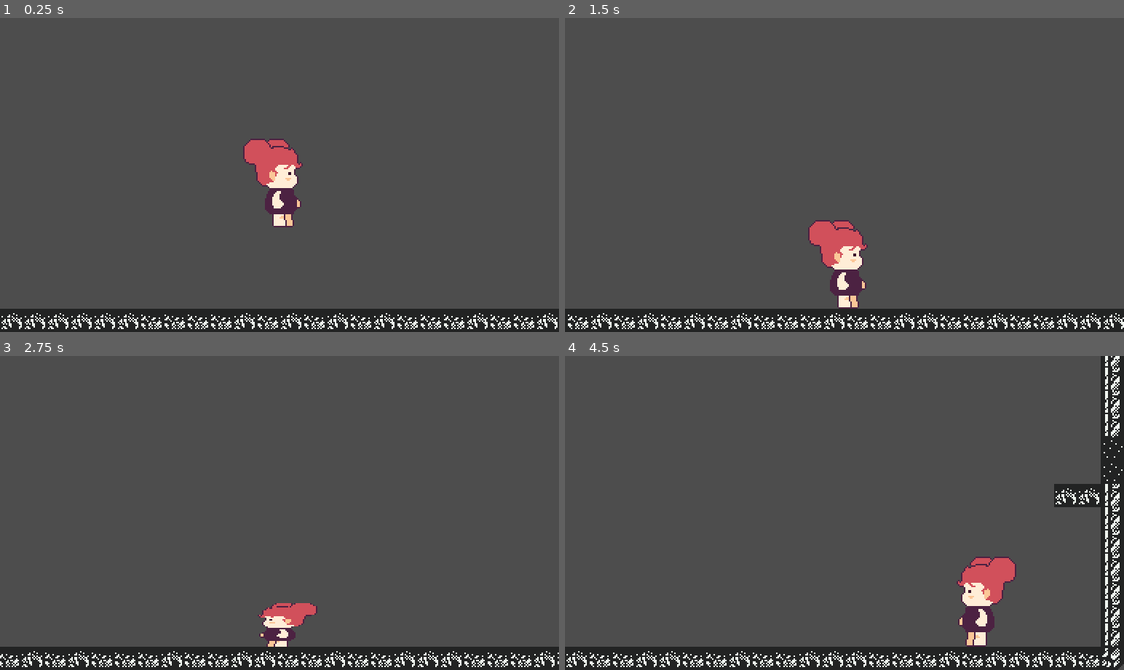
Above: before the commit, frames 1-4 (two rows, left to right).
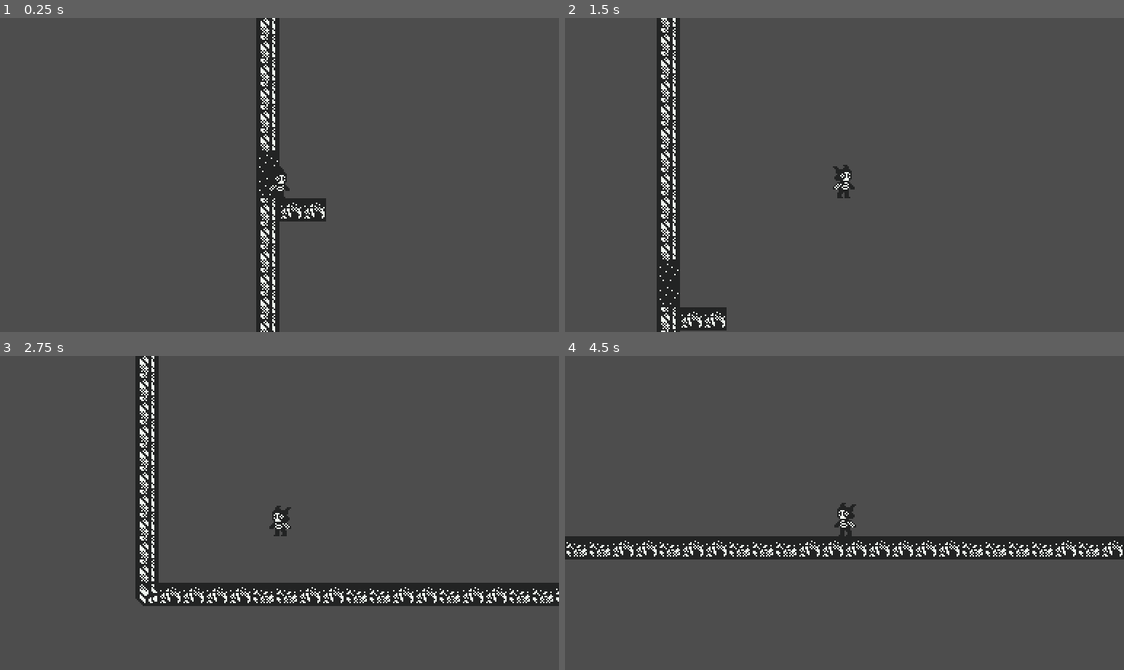
Above: after the commit, the same moments.

Repository: SpeedOfSmell/cryptid-caper
Game: Godot game, scene res://assets/game/game_manager.tscn
Two runs of this game, one before a commit and one after it. Both use one fixed random seed, a clock stepped at 60 frames per second and the inputs below.
Inputs:
- Up to frame 1 (0.25 s): no input
- Up to frame 2 (1.5 s): tap Enter (ui_accept) at 0.5, 0.8, 1.35 s; hold S (duck) 0.53-1.28 s; hold Right (ui_right) from 0.53 s (still down); tap Space (jump) at 0.77, 1.07 s
- Up to frame 3 (2.75 s): tap Space (jump) at 1.52, 1.55, 1.82, 2.1 s; release Right (ui_right) at 2.03 s; hold Left (ui_left) from 2.03 s (still down); hold S (duck) from 2.03 s (still down)
- Up to frame 4 (4.5 s): release Left (ui_left) at 2.78 s; release S (duck) at 2.78 s; hold Right (ui_right) 2.78-4.28 s; tap S (duck) at 2.85, 4.35 s; tap Space (jump) at 3.02, 3.32, 3.77, 3.8, 4.07 s; tap Enter (ui_accept) at 3.05, 3.6 s; hold Left (ui_left) from 4.28 s (still down)

The runs differ from the first frame. In frame 1, 12% of the frame differs, in the area x 0-100%, y 0-100%; in frame 2, 13%; in frame 3, 17%; in frame 4, 21%.

Commit message:
merged our movement code and spawning code

Diff:
--- a/assets/game/character/animated_sprite_2d.gd
+++ /dev/null
@@ -1,16 +0,0 @@
-extends AnimatedSprite2D
-
-
-# Called when the node enters the scene tree for the first time.
-func _ready():
-	pass # Replace with function body.
-
-
-# Called every frame. 'delta' is the elapsed time since the previous frame.
-func _process(delta):
-	if get_tree().paused:
-		match animation:
-				"walk_right":
-					play("idle_right")
-				"walk_left":
-					play("idle_left")
--- a/assets/game/character/character.gd
+++ /dev/null
@@ -1,19 +0,0 @@
-class_name Character
-extends CharacterBody2D
-
-@export var speed : float = 200
-@export var gravity : float = 1200
-
-@export var sprite_node: AnimatedSprite2D
-@export var standing_shape: CollisionShape2D
-@export var ducking_shape: CollisionShape2D
-
-func _process(_delta):
-	# TODO: play walk, jump and duck animations once the art exists.
-	if velocity.x > 0:
-		sprite_node.play("idle_right")
-	elif velocity.x < 0:
-		sprite_node.play("idle_left")
-
-func walk_input() -> float:
-	return Input.get_axis("walk_left", "walk_right")
--- a/assets/game/character/character.tscn
+++ /dev/null
@@ -1,136 +0,0 @@
-[gd_scene format=3 uid="uid://dr2pihnrs5v5v"]
-
-[ext_resource type="Script" uid="uid://co7g3oq4f8ntu" path="res://assets/game/character/character.gd" id="1_chr01"]
-[ext_resource type="Script" uid="uid://bsmkr2hwyde1n" path="res://assets/game/character/animated_sprite_2d.gd" id="2_spr01"]
-[ext_resource type="Texture2D" uid="uid://dpu2qyv4wmvd7" path="res://assets/game/character/Ch1 left idle.png" id="3_idl01"]
-[ext_resource type="Texture2D" uid="uid://kwog3ls8am3t" path="res://assets/game/character/Ch1 right idle.png" id="4_idr01"]
-[ext_resource type="Script" path="res://assets/game/character/states/character_state_machine.gd" id="5_stm01"]
-[ext_resource type="Script" path="res://assets/game/character/states/idle_state.gd" id="6_idl01"]
-[ext_resource type="Script" path="res://assets/game/character/states/walk_state.gd" id="7_wlk01"]
-[ext_resource type="Script" path="res://assets/game/character/states/duck_state.gd" id="8_dck01"]
-[ext_resource type="Script" path="res://assets/game/character/states/jump_state.gd" id="9_jmp01"]
-[ext_resource type="Script" path="res://assets/game/character/states/fall_state.gd" id="10_fal01"]
-
-[sub_resource type="AtlasTexture" id="AtlasTexture_left0"]
-atlas = ExtResource("3_idl01")
-region = Rect2(0, 0, 62, 73)
-
-[sub_resource type="AtlasTexture" id="AtlasTexture_left1"]
-atlas = ExtResource("3_idl01")
-region = Rect2(62, 0, 62, 73)
-
-[sub_resource type="AtlasTexture" id="AtlasTexture_left2"]
-atlas = ExtResource("3_idl01")
-region = Rect2(0, 73, 62, 73)
-
-[sub_resource type="AtlasTexture" id="AtlasTexture_left3"]
-atlas = ExtResource("3_idl01")
-region = Rect2(62, 73, 62, 73)
-
-[sub_resource type="AtlasTexture" id="AtlasTexture_right0"]
-atlas = ExtResource("4_idr01")
-region = Rect2(0, 0, 62, 73)
-
-[sub_resource type="AtlasTexture" id="AtlasTexture_right1"]
-atlas = ExtResource("4_idr01")
-region = Rect2(62, 0, 62, 73)
-
-[sub_resource type="AtlasTexture" id="AtlasTexture_right2"]
-atlas = ExtResource("4_idr01")
-region = Rect2(0, 73, 62, 73)
-
-[sub_resource type="AtlasTexture" id="AtlasTexture_right3"]
-atlas = ExtResource("4_idr01")
-region = Rect2(62, 73, 62, 73)
-
-[sub_resource type="SpriteFrames" id="SpriteFrames_chr01"]
-animations = [{
-"frames": [{
-"duration": 1.0,
-"texture": SubResource("AtlasTexture_left0")
-}, {
-"duration": 1.0,
-"texture": SubResource("AtlasTexture_left1")
-}, {
-"duration": 1.0,
-"texture": SubResource("AtlasTexture_left2")
-}, {
-"duration": 1.0,
-"texture": SubResource("AtlasTexture_left3")
-}],
-"loop": true,
-"name": &"idle_left",
-"speed": 5.0
-}, {
-"frames": [{
-"duration": 1.0,
-"texture": SubResource("AtlasTexture_right0")
-}, {
-"duration": 1.0,
-"texture": SubResource("AtlasTexture_right1")
-}, {
-"duration": 1.0,
-"texture": SubResource("AtlasTexture_right2")
-}, {
-"duration": 1.0,
-"texture": SubResource("AtlasTexture_right3")
-}],
-"loop": true,
-"name": &"idle_right",
-"speed": 5.0
-}]
-
-[sub_resource type="RectangleShape2D" id="RectangleShape2D_stand"]
-size = Vector2(24, 56)
-
-[sub_resource type="RectangleShape2D" id="RectangleShape2D_duck"]
-size = Vector2(24, 28)
-
-[node name="Character" type="CharacterBody2D" unique_id=1604827351 node_paths=PackedStringArray("sprite_node", "standing_shape", "ducking_shape")]
-script = ExtResource("1_chr01")
-sprite_node = NodePath("AnimatedSprite2D")
-standing_shape = NodePath("Standing Shape")
-ducking_shape = NodePath("Ducking Shape")
-
-[node name="AnimatedSprite2D" type="AnimatedSprite2D" parent="." unique_id=738215904]
-process_mode = 3
-sprite_frames = SubResource("SpriteFrames_chr01")
-animation = &"idle_right"
-autoplay = "idle_right"
-centered = false
-offset = Vector2(-31, -69)
-script = ExtResource("2_spr01")
-
-[node name="Standing Shape" type="CollisionShape2D" parent="." unique_id=1182640573]
-position = Vector2(0, -28)
-shape = SubResource("RectangleShape2D_stand")
-
-[node name="Ducking Shape" type="CollisionShape2D" parent="." unique_id=296471038]
-position = Vector2(0, -14)
-shape = SubResource("RectangleShape2D_duck")
-disabled = true
-
-[node name="Camera2D" type="Camera2D" parent="." unique_id=1875302946]
-limit_left = 0
-limit_top = 0
-limit_right = 1024
-limit_bottom = 512
-
-[node name="State Machine" type="Node" parent="." unique_id=1349072658 node_paths=PackedStringArray("initial_state")]
-script = ExtResource("5_stm01")
-initial_state = NodePath("Fall")
-
-[node name="Idle" type="Node" parent="State Machine" unique_id=524180397]
-script = ExtResource("6_idl01")
-
-[node name="Walk" type="Node" parent="State Machine" unique_id=1720946315]
-script = ExtResource("7_wlk01")
-
-[node name="Duck" type="Node" parent="State Machine" unique_id=861357204]
-script = ExtResource("8_dck01")
-
-[node name="Jump" type="Node" parent="State Machine" unique_id=2038461957]
-script = ExtResource("9_jmp01")
-
-[node name="Fall" type="Node" parent="State Machine" unique_id=417693820]
-script = ExtResource("10_fal01")
--- a/assets/game/game_manager.tscn
+++ b/assets/game/game_manager.tscn
@@ -1,20 +1,8 @@
 [gd_scene format=3 uid="uid://cxwdpb4m6ahak"]
 
 [ext_resource type="Script" uid="uid://dnkdnq7pum2mv" path="res://assets/game/room_manager/room_manager.gd" id="1_66d57"]
-[ext_resource type="PackedScene" uid="uid://dr2pihnrs5v5v" path="res://assets/game/character/character.tscn" id="2_chr01"]
-
-[sub_resource type="WorldBoundaryShape2D" id="WorldBoundaryShape2D_floor"]
 
 [node name="Game Manager" type="Node" unique_id=175650822]
 
 [node name="Room Manager" type="Node" parent="." unique_id=2010213947]
 script = ExtResource("1_66d57")
-
-[node name="Character" parent="." unique_id=913466207 instance=ExtResource("2_chr01")]
-position = Vector2(512, 400)
-
-[node name="Temp Floor" type="StaticBody2D" parent="." unique_id=1427095386]
-position = Vector2(0, 496)
-
-[node name="CollisionShape2D" type="CollisionShape2D" parent="Temp Floor" unique_id=650318742]
-shape = SubResource("WorldBoundaryShape2D_floor")
--- a/assets/game/player/player.tscn
+++ b/assets/game/player/player.tscn
@@ -2,9 +2,18 @@
 
 [ext_resource type="Texture2D" uid="uid://bindynisp4dpp" path="res://assets/game/player/Ch_idle_48x96.png" id="1_buion"]
 [ext_resource type="Script" uid="uid://d3xulsxarhdp8" path="res://assets/game/player/player_controller.gd" id="2_43lnt"]
+[ext_resource type="Script" uid="uid://5y18mcpwtirr" path="res://assets/game/player/states/player_state_machine.gd" id="3_stm01"]
+[ext_resource type="Script" uid="uid://b3pstievwfyw2" path="res://assets/game/player/states/idle_state.gd" id="4_idl01"]
+[ext_resource type="Script" uid="uid://d2u24chmvgtcb" path="res://assets/game/player/states/walk_state.gd" id="5_wlk01"]
+[ext_resource type="Script" uid="uid://d3d6uhgu1c4wj" path="res://assets/game/player/states/duck_state.gd" id="6_dck01"]
+[ext_resource type="Script" uid="uid://iju4o5bqabn3" path="res://assets/game/player/states/jump_state.gd" id="7_jmp01"]
+[ext_resource type="Script" uid="uid://b40cqiifg6b6b" path="res://assets/game/player/states/fall_state.gd" id="8_fal01"]
 
 [sub_resource type="RectangleShape2D" id="RectangleShape2D_buion"]
 size = Vector2(15, 23)
+
+[sub_resource type="RectangleShape2D" id="RectangleShape2D_duck"]
+size = Vector2(15, 12)
 
 [sub_resource type="AtlasTexture" id="AtlasTexture_43lnt"]
 atlas = ExtResource("1_buion")
@@ -58,18 +67,47 @@
 
 [node name="Player" type="Node2D" unique_id=2137851023]
 
-[node name="CharacterBody2D" type="CharacterBody2D" parent="." unique_id=182611236]
+[node name="CharacterBody2D" type="CharacterBody2D" parent="." unique_id=182611236 node_paths=PackedStringArray("sprite_node", "standing_shape", "ducking_shape")]
 position = Vector2(0, -16)
 script = ExtResource("2_43lnt")
+sprite_node = NodePath("AnimatedSprite2D")
+standing_shape = NodePath("Standing Shape")
+ducking_shape = NodePath("Ducking Shape")
 
-[node name="CollisionShape2D" type="CollisionShape2D" parent="CharacterBody2D" unique_id=1864006372]
+[node name="Standing Shape" type="CollisionShape2D" parent="CharacterBody2D" unique_id=1864006372]
 position = Vector2(-0.5, 4.5)
 shape = SubResource("RectangleShape2D_buion")
 
+[node name="Ducking Shape" type="CollisionShape2D" parent="CharacterBody2D" unique_id=1537204896]
+position = Vector2(-0.5, 10)
+shape = SubResource("RectangleShape2D_duck")
+disabled = true
+
 [node name="AnimatedSprite2D" type="AnimatedSprite2D" parent="CharacterBody2D" unique_id=232347387]
+position = Vector2(0, 16)
 sprite_frames = SubResource("SpriteFrames_qe432")
 animation = &"idle"
 autoplay = "idle"
 frame_progress = 0.95405537
+offset = Vector2(0, -16)
 
 [node name="Camera2D" type="Camera2D" parent="CharacterBody2D" unique_id=1086983367]
+
+[node name="State Machine" type="Node" parent="CharacterBody2D" unique_id=668210453 node_paths=PackedStringArray("initial_state")]
+script = ExtResource("3_stm01")
+initial_state = NodePath("Fall")
+
+[node name="Idle" type="Node" parent="CharacterBody2D/State Machine" unique_id=1093857216]
+script = ExtResource("4_idl01")
+
+[node name="Walk" type="Node" parent="CharacterBody2D/State Machine" unique_id=1778340265]
+script = ExtResource("5_wlk01")
+
+[node name="Duck" type="Node" parent="CharacterBody2D/State Machine" unique_id=304916782]
+script = ExtResource("6_dck01")
+
+[node name="Jump" type="Node" parent="CharacterBody2D/State Machine" unique_id=1456028193]
+script = ExtResource("7_jmp01")
+
+[node name="Fall" type="Node" parent="CharacterBody2D/State Machine" unique_id=935172648]
+script = ExtResource("8_fal01")
--- a/assets/game/player/player_controller.gd
+++ b/assets/game/player/player_controller.gd
@@ -1,25 +1,17 @@
+class_name PlayerController
 extends CharacterBody2D
 
+@export var speed : float = 200
+@export var gravity : float = 1200
 
-const SPEED = 300.0
-const JUMP_VELOCITY = -400.0
+@export var sprite_node: AnimatedSprite2D
+@export var standing_shape: CollisionShape2D
+@export var ducking_shape: CollisionShape2D
 
+func _process(_delta):
+	# TODO: play walk, jump and duck animations once the art exists.
+	if velocity.x != 0:
+		sprite_node.flip_h = velocity.x < 0
 
-func _physics_process(delta):
-	# Add the gravity.
-	if not is_on_floor():
-		velocity += get_gravity() * delta
-
-	# Handle jump.
-	if Input.is_action_just_pressed("ui_accept") and is_on_floor():
-		velocity.y = JUMP_VELOCITY
-
-	# Get the input direction and handle the movement/deceleration.
-	# As good practice, you should replace UI actions with custom gameplay actions.
-	var direction = Input.get_axis("ui_left", "ui_right")
-	if direction:
-		velocity.x = direction * SPEED
-	else:
-		velocity.x = move_toward(velocity.x, 0, SPEED)
-
-	move_and_slide()
+func walk_input() -> float:
+	return Input.get_axis("walk_left", "walk_right")
--- a/assets/game/character/states/air_state.gd
+++ b/assets/game/player/states/air_state.gd
@@ -1,7 +1,7 @@
 class_name AirState
-extends CharacterState
+extends PlayerState
 
 # Gravity and steering shared by every state in the air inheriting, to be planned for potential air dash/other states
 func physics_update(delta: float):
-	character.velocity.y += character.gravity * delta
-	character.velocity.x = character.walk_input() * character.speed
+	player.velocity.y += player.gravity * delta
+	player.velocity.x = player.walk_input() * player.speed
--- a/assets/game/character/states/duck_state.gd
+++ b/assets/game/player/states/duck_state.gd
@@ -2,15 +2,15 @@
 extends GroundedState
 
 func enter():
-	character.standing_shape.disabled = true
-	character.ducking_shape.disabled = false
+	player.standing_shape.disabled = true
+	player.ducking_shape.disabled = false
 	# TODO: replace the squash with a duck animation once the art exists.
-	character.sprite_node.scale.y = 0.5
+	player.sprite_node.scale.y = 0.5
 
 func exit():
-	character.standing_shape.disabled = false
-	character.ducking_shape.disabled = true
-	character.sprite_node.scale.y = 1.0
+	player.standing_shape.disabled = false
+	player.ducking_shape.disabled = true
+	player.sprite_node.scale.y = 1.0
 
 func next_state() -> StringName:
 	if not Input.is_action_pressed("duck"):
@@ -18,4 +18,4 @@
 	return super()
 
 func physics_update(_delta: float):
-	character.velocity.x = 0
+	player.velocity.x = 0
--- a/assets/game/character/states/fall_state.gd
+++ b/assets/game/player/states/fall_state.gd
@@ -2,6 +2,6 @@
 extends AirState
 
 func next_state() -> StringName:
-	if character.is_on_floor():
+	if player.is_on_floor():
 		return IDLE
 	return super()
--- a/assets/game/character/states/grounded_state.gd
+++ b/assets/game/player/states/grounded_state.gd
@@ -1,9 +1,9 @@
 class_name GroundedState
-extends CharacterState
+extends PlayerState
 
 # All grounded states inherit from
 func next_state() -> StringName:
-	if not character.is_on_floor():
+	if not player.is_on_floor():
 		return FALL
 	if Input.is_action_just_pressed("jump"):
 		return JUMP
--- a/assets/game/character/states/walk_state.gd
+++ b/assets/game/player/states/idle_state.gd
@@ -1,12 +1,12 @@
-class_name WalkState
+class_name IdleState
 extends GroundedState
 
 func next_state() -> StringName:
 	if Input.is_action_pressed("duck"):
 		return DUCK
-	if character.walk_input() == 0:
-		return IDLE
+	if player.walk_input() != 0:
+		return WALK
 	return super()
 
 func physics_update(_delta: float):
-	character.velocity.x = character.walk_input() * character.speed
+	player.velocity.x = 0
--- a/assets/game/character/states/jump_state.gd
+++ b/assets/game/player/states/jump_state.gd
@@ -4,9 +4,9 @@
 @export var jump_speed : float = 440
 
 func enter():
-	character.velocity.y = -jump_speed
+	player.velocity.y = -jump_speed
 
 func next_state() -> StringName:
-	if character.velocity.y >= 0:
+	if player.velocity.y >= 0:
 		return FALL
 	return super()
--- a/assets/game/character/states/character_state.gd
+++ b/assets/game/player/states/player_state.gd
@@ -1,4 +1,4 @@
-class_name CharacterState
+class_name PlayerState
 extends Node
 
 # Returned from next_state() to pick a state. Each value is a node name under State Machine.
@@ -10,12 +10,13 @@
 const FALL := &"Fall"
 
 #ADDING NEW STATE:
-# 1) Add new state extending grounded, air or character state
+# 1) Add new state extending grounded, air or player state
 # 2) ADd a node under the state machine, matching constant
 # 3) Add constant to this script
 # 4) Add rule that triggers it
 
-@onready var character: Character = owner
+# Set by the state machine.
+var player: PlayerController
 
 # Called once when this state becomes the current state.
 func enter():
--- a/assets/game/character/states/character_state_machine.gd
+++ b/assets/game/player/states/player_state_machine.gd
@@ -1,30 +1,33 @@
-class_name CharacterStateMachine
+class_name PlayerStateMachine
 extends Node
 
 const MAX_TRANSITIONS_PER_FRAME := 8 # Just to prevent infinite loops in case of faulity logic in states transitions
 
-@export var initial_state: CharacterState
+@export var initial_state: PlayerState
 
-@onready var character: Character = owner
+@onready var player: PlayerController = get_parent()
 
-var current_state: CharacterState
+var current_state: PlayerState
 
 func _ready():
+	for state: PlayerState in get_children():
+		state.player = player
+
 	current_state = initial_state
 	current_state.enter()
 
 func _physics_process(delta):
 	for i in MAX_TRANSITIONS_PER_FRAME:
 		var next := current_state.next_state()
-		if next == CharacterState.STAY:
+		if next == PlayerState.STAY:
 			break
 		_change_state(next)
 
 	current_state.physics_update(delta)
-	character.move_and_slide()
+	player.move_and_slide()
 
 func _change_state(next: StringName):
-	var state := get_node_or_null(NodePath(next)) as CharacterState
+	var state := get_node_or_null(NodePath(next)) as PlayerState
 	assert(state != null, "State Machine has no state node named %s" % next)
 
 	current_state.exit()
--- a/assets/game/character/states/idle_state.gd
+++ b/assets/game/player/states/walk_state.gd
@@ -1,12 +1,12 @@
-class_name IdleState
+class_name WalkState
 extends GroundedState
 
 func next_state() -> StringName:
 	if Input.is_action_pressed("duck"):
 		return DUCK
-	if character.walk_input() != 0:
-		return WALK
+	if player.walk_input() == 0:
+		return IDLE
 	return super()
 
 func physics_update(_delta: float):
-	character.velocity.x = 0
+	player.velocity.x = player.walk_input() * player.speed
Binary file removed: assets/game/character/Ch1 left idle.png
Not shown, removed: assets/game/character/Ch1 left idle.png.import
Binary file removed: assets/game/character/Ch1 right idle.png
Not shown, removed: assets/game/character/Ch1 right idle.png.import
Not shown, removed: assets/game/character/animated_sprite_2d.gd.uid
Not shown, removed: assets/game/character/character.gd.uid
Renamed: assets/game/character/states/air_state.gd.uid -> assets/game/player/states/air_state.gd.uid
Renamed: assets/game/character/states/duck_state.gd.uid -> assets/game/player/states/duck_state.gd.uid
Renamed: assets/game/character/states/fall_state.gd.uid -> assets/game/player/states/fall_state.gd.uid
Renamed: assets/game/character/states/grounded_state.gd.uid -> assets/game/player/states/grounded_state.gd.uid
Renamed: assets/game/character/states/idle_state.gd.uid -> assets/game/player/states/idle_state.gd.uid
Renamed: assets/game/character/states/jump_state.gd.uid -> assets/game/player/states/jump_state.gd.uid
(and 3 more such lines)
